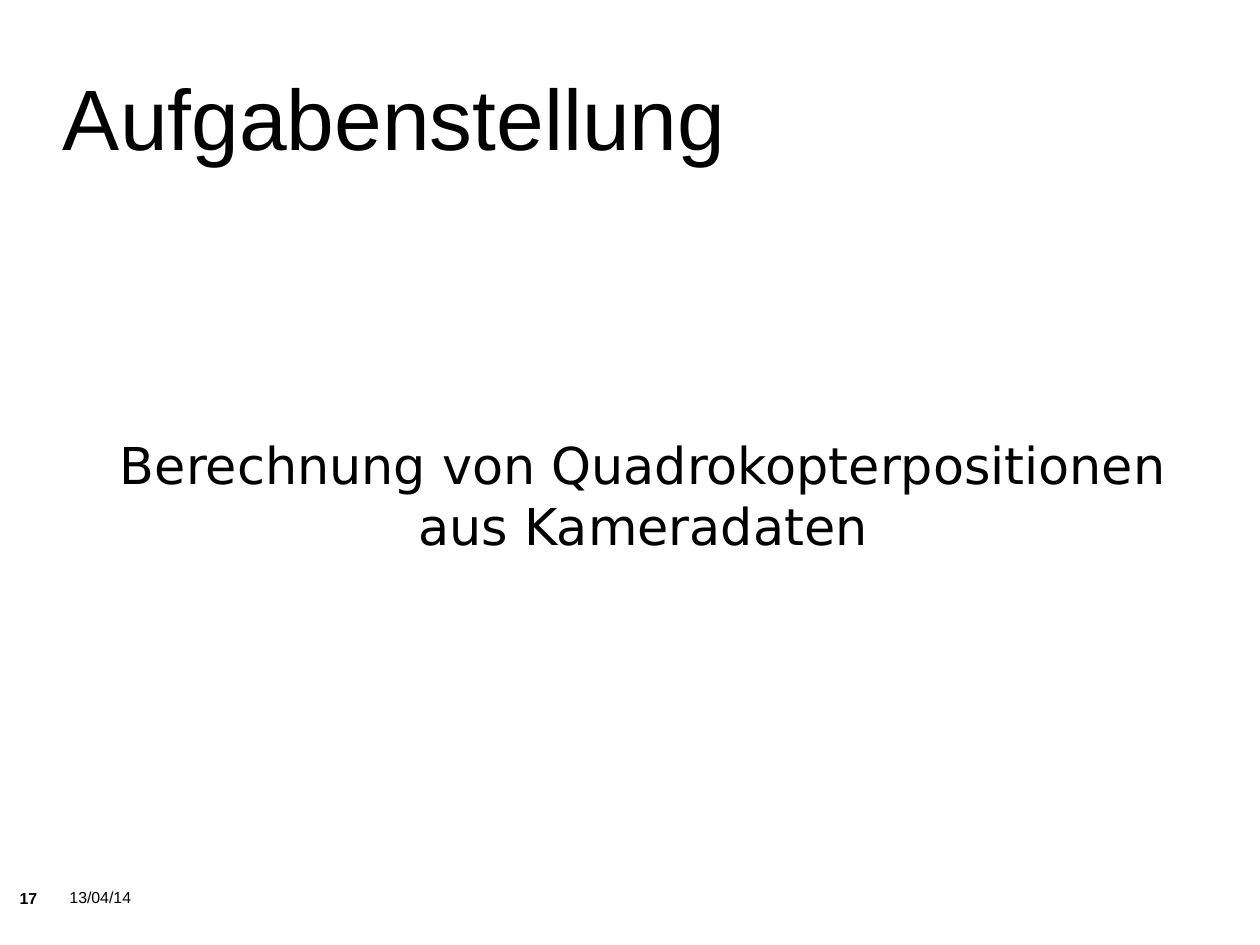
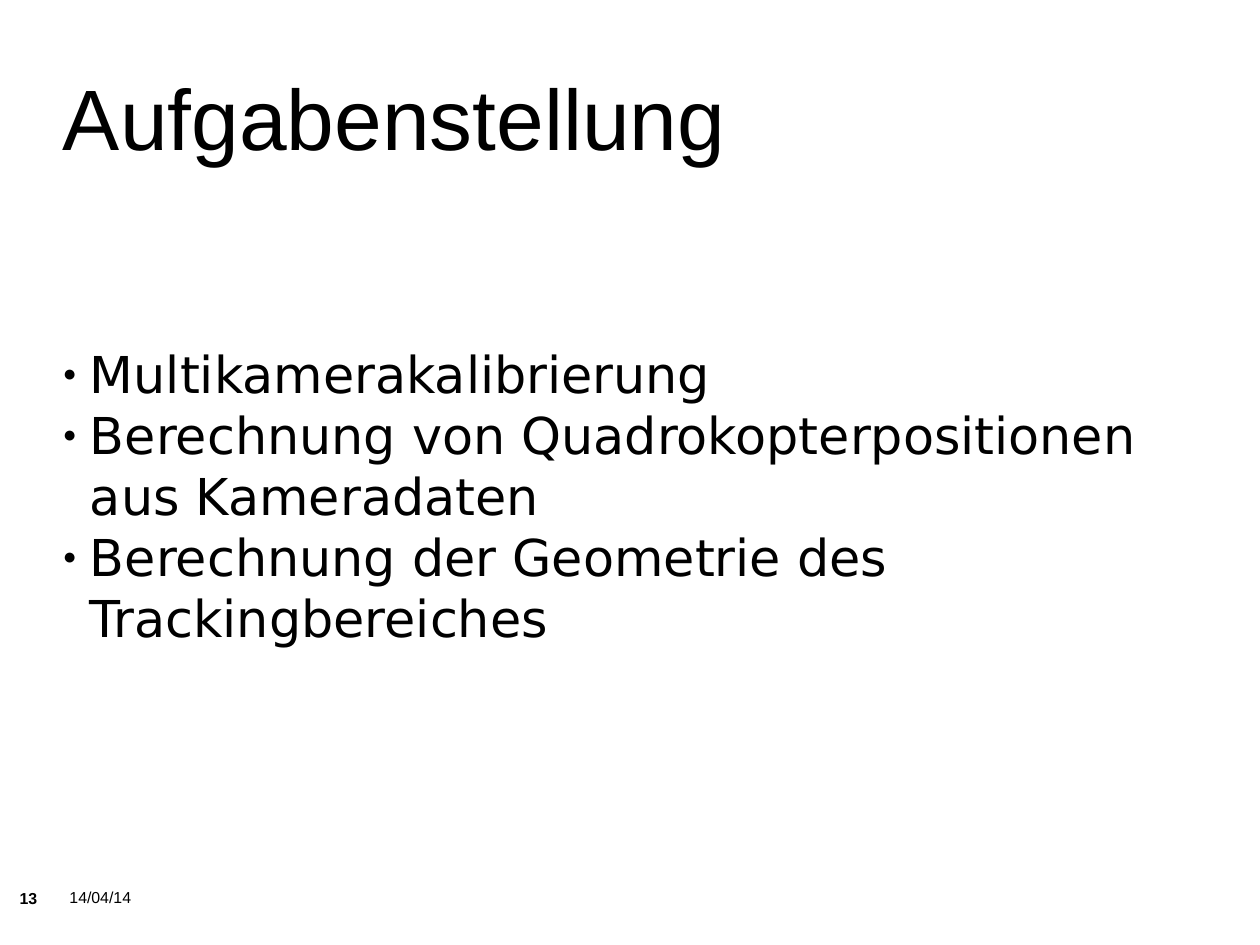
Before and after one commit to KITrokopter/Presentation, a slide deck: slide 13 of PresentationInTotal v0.1.odp (slide 17 before the commit). Drawn at 1260x945 pixels with LibreOffice and Linux fonts; fonts in the diff are those of the drawing; background and template pictures are left out. Boxes give left, top, right and bottom in pixels: in the first picture for what was removed or moved away, otherwise in the second. Text is boxed around its words. In the diff, an @@ line names an element or a change of style, - is before the commit and + after.

```diff
--- a/PresentationInTotal v0.1.odp
+++ b/PresentationInTotal v0.1.odp
@@ subtitle at bbox=[90, 354, 710, 404]: paragraph added @@
+● Multikamerakalibrierung
@@ subtitle at bbox=[90, 415, 1136, 516]: alignment centre to left; bullet none to ● @@
@@ subtitle at bbox=[90, 537, 887, 648]: paragraph added @@
+● Berechnung der Geometrie des Trackingbereiches
@@ page number at bbox=[20, 893, 38, 904]: text changed @@
-17
+13
@@ text at bbox=[69, 891, 131, 903]: text changed @@
-13/04/14
+14/04/14
```
Also in this commit, not shown: 44 other slides changed, 2 slides added, 8 slides removed.
